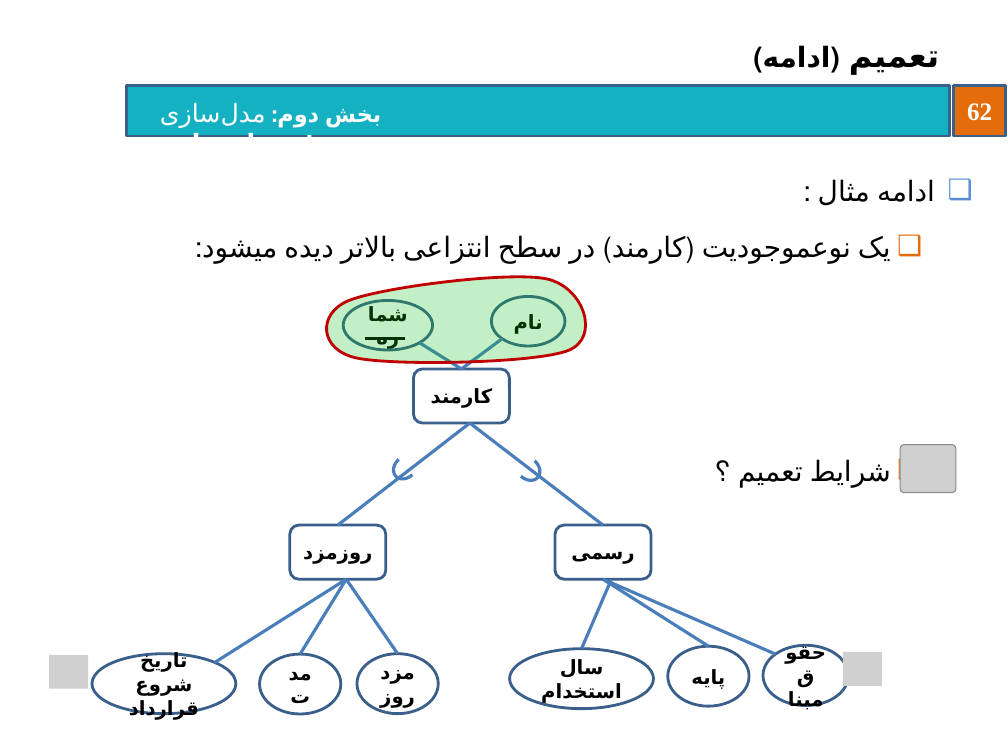
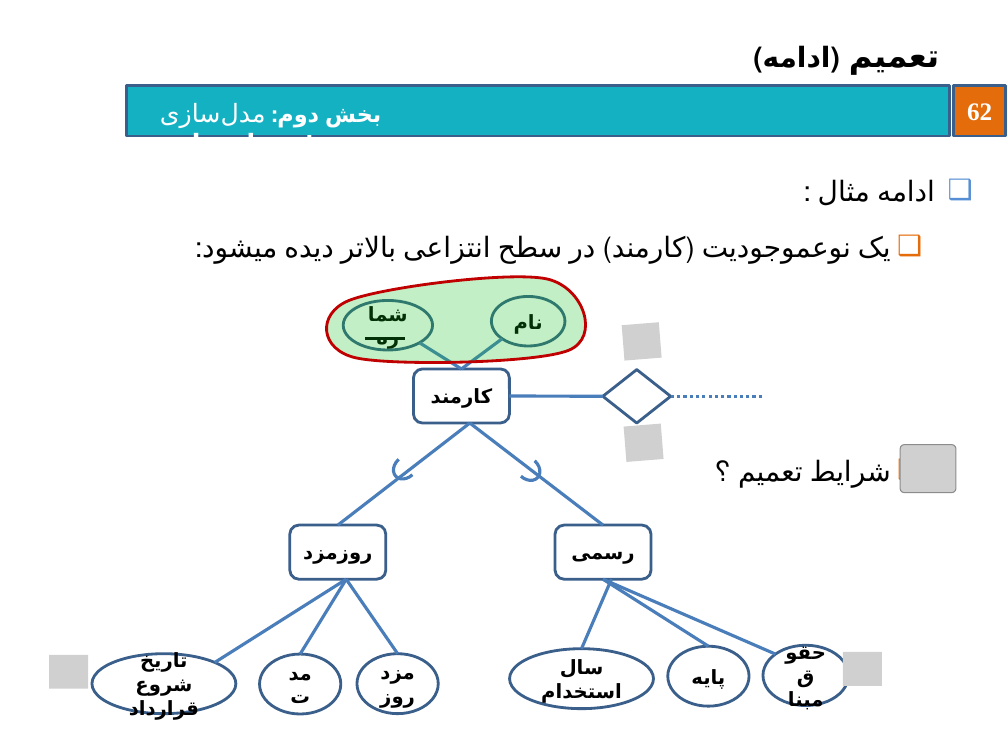
Before and after one commit to behnamhatami/DB-Slides, a slide deck: slide 62 of 2-DB-DataModeling.pptx. Drawn at 1008x756 pixels with LibreOffice and Linux fonts; fonts in the diff are those of the drawing; grey boxes stand for pictures; background and template pictures are left out. Boxes give left, top, right and bottom in pixels: in the first picture for what was removed or moved away, otherwise in the second. Text is boxed around its words. In the diff, an @@ line names an element or a change of style, - is before the commit and + after.

```diff
--- a/2-DB-DataModeling.pptx
+++ b/2-DB-DataModeling.pptx
@@ group added at (509, 322, 762, 462): 2 lines, 2 pictures, 1 diamond @@
```
Also in this commit, not shown: 10 other slides changed.
